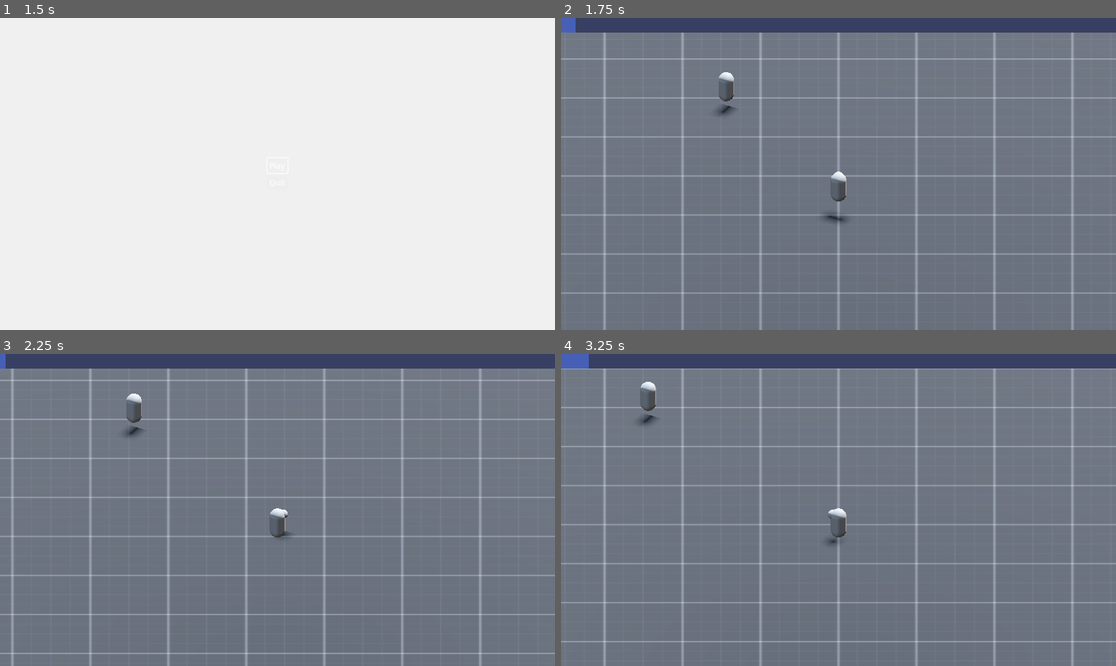
Above: before the commit, frames 1-4 (two rows, left to right).
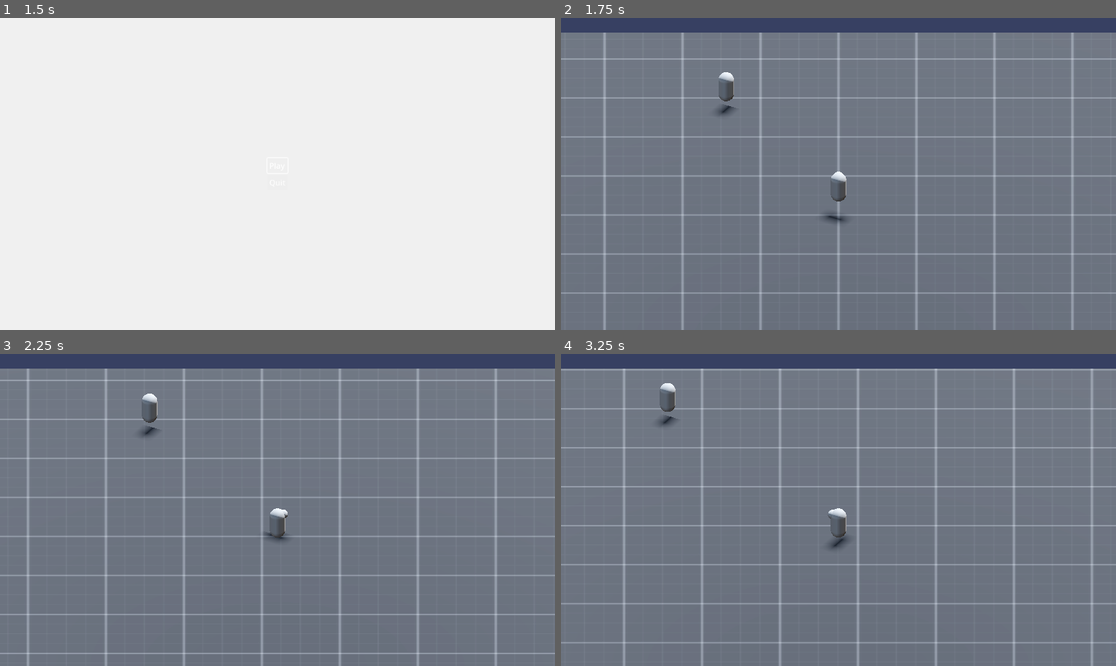
Above: after the commit, the same moments.

Repository: SleepyMush/3d_protoypeMain
Game: Godot game, scene res://UI/menu.tscn
The game is run twice, just before and just after one commit, with the same random seed, the same clock (stepped at 60 frames per second) and the same inputs.
Inputs (mouse positions are in pixels of both pictures, inside the frame that each line leads up to):
- Up to frame 1 (1.5 s): click "Play" at 0.5 s; click "Play" at 1.25 s
- Up to frame 2 (1.75 s): no input
- Up to frame 3 (2.25 s): move the mouse to (399, 494) at 2.02 s; hold D (Right) from 2.03 s (still down); hold Shift (sprint) from 2.03 s (still down)
- Up to frame 4 (3.25 s): tap Space (Jump) at 2.27, 3.02 s; move the mouse to (727, 525) at 2.77 s; release D (Right) at 2.78 s; release Shift (sprint) at 2.78 s; hold S (Backward) from 2.78 s (still down); tap Shift (sprint) at 2.85 s

Frame 1 is identical in both runs. In frame 2, 0.1% of the frame differs, in the area x 0-3%, y 0-5%; in frame 3, 6.3%; in frame 4, 11%, in the area x 0-100%, y 0-100%.

Commit message:
fix: prevent stamina drain on button held

Diff:
--- a/Script/player_Script.gd
+++ b/Script/player_Script.gd
@@ -40,10 +40,12 @@
 
 	#current_speed = sprintSpeeds if Input.is_action_pressed("sprint") else walking_speed
 	current_speed = walking_speed
-	if Input.is_action_pressed("sprint") and sprint_time_remain > 0:
-		current_speed = sprintSpeeds
-		sprint_time_remain -= delta
-	elif not Input.is_action_pressed("sprint"):
+	if Input.is_action_pressed("sprint"):
+		if sprint_time_remain > 0.0:
+			current_speed = sprintSpeeds
+		if not velocity.is_zero_approx():
+			sprint_time_remain -= delta
+	if velocity.is_zero_approx():
 			sprint_time_remain = clamp(sprint_time_remain + delta / 2.0, 0, sprint_time)
 
 
